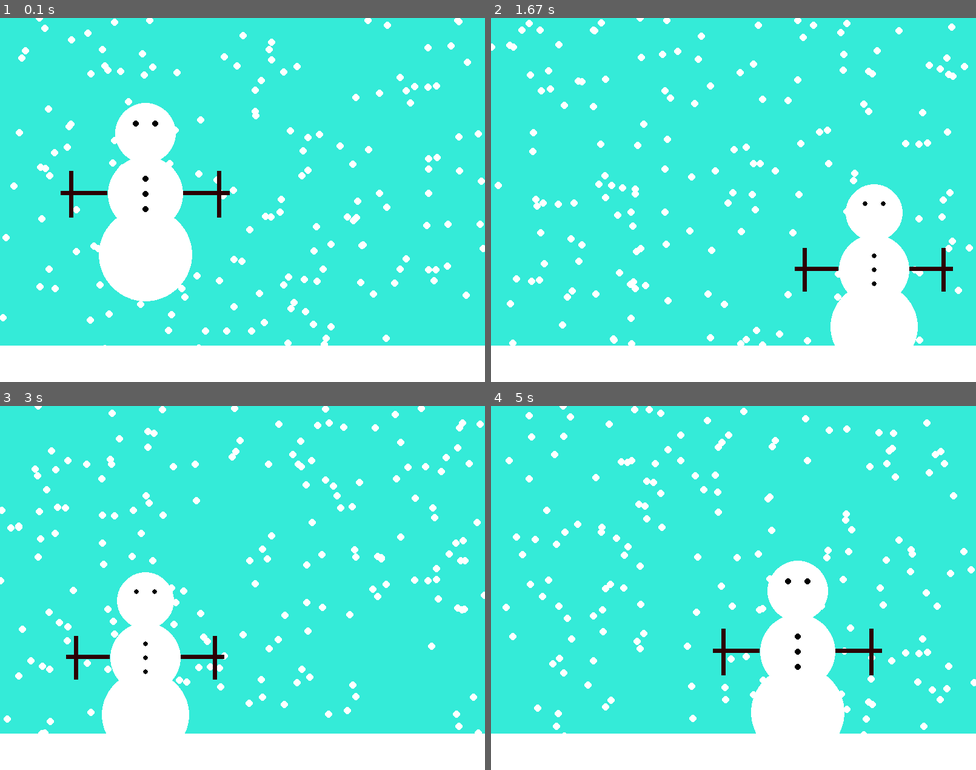
Above: before the commit, frames 1-4 (two rows, left to right).
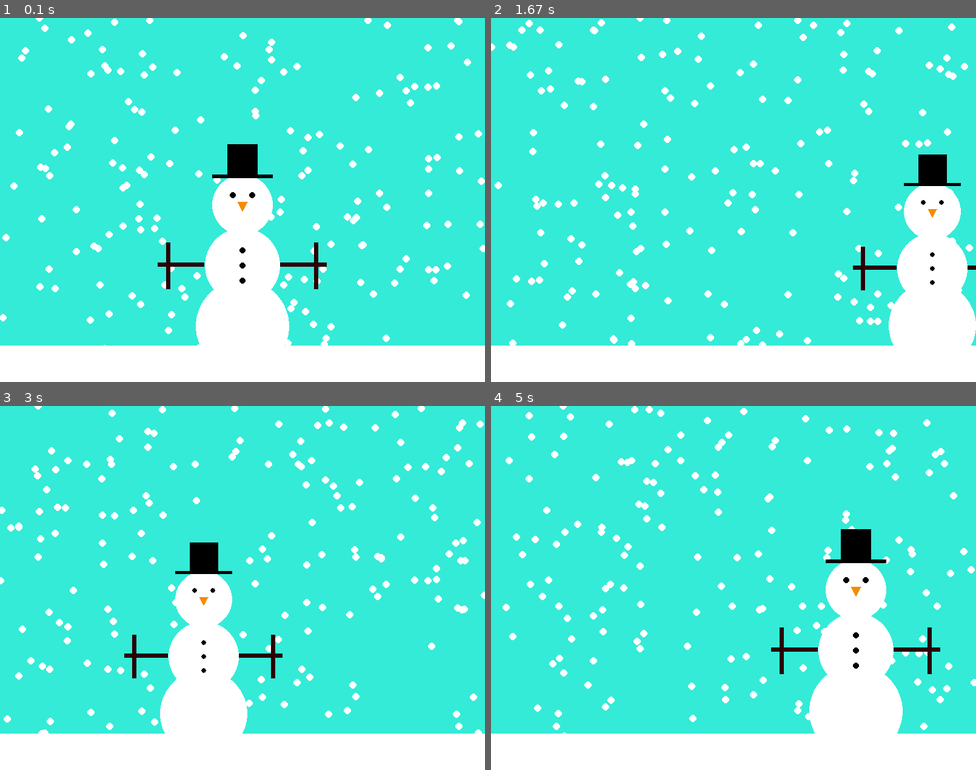
Above: after the commit, the same moments.

Repository: bly852/ICS3U1
Game: pygame game, started from (19.11.04) PyGame Intro/snowman_function.py
Two runs of this game, one before a commit and one after it. Both use one fixed random seed, a clock stepped at 60 frames per second and the inputs below.
Inputs:
- Up to frame 1 (0.1 s): no input
- Up to frame 2 (1.67 s): hold Right 0.33-0.8 s; hold Up 0.83-1.13 s; tap - at 0.98 s; hold Right 1.17-1.63 s
- Up to frame 3 (3 s): hold Left 1.67-2.2 s; tap = at 1.82 s; hold Left 2.23-2.63 s; tap - at 2.38 s; hold Up from 2.67 s (still down)
- Up to frame 4 (5 s): release Up at 3.03 s; hold Right 3.07-3.7 s; tap = at 3.22, 4.88 s; hold Left 3.73-4.2 s; tap - at 3.88 s; hold Right 4.23-4.7 s; hold Up from 4.73 s (still down)

The runs differ from the first frame. In frame 1, 14% of the frame differs, in the area x 12-68%, y 23-90%; in frame 2, 10%; in frame 3, 10%; in frame 4, 11%.

Commit message:
Update snowman_function.py
Finished Snowman
   Added Nose
   Added Hat

Diff:
--- a/(19.11.04) PyGame Intro/snowman_function.py
+++ b/(19.11.04) PyGame Intro/snowman_function.py
@@ -5,8 +5,8 @@
 w = 800
 h = 600
 
-x = 240
-y = 150
+x = w//2
+y = h//2
 r = 50
 
 x_dir = 0
@@ -30,8 +30,8 @@
 #colours
 white = pygame.Color(255,255,255)
 black = pygame.Color(0,0,0)
-brown = pygame.Color(43, 0, 4)
-
+brown = pygame.Color(43,0,4)
+orange = pygame.Color(245,139,0)
 
 
 def drawSm(x,y,r):
@@ -51,8 +51,8 @@
     pygame.draw.circle(screen, black, (x-(r//3),y-(r//3)), r//10)
     pygame.draw.circle(screen, black, (x+(r//3),y-(r//3)), r//10)
 
-    #Mouth (Left to Right)
-    #pygame.draw.circle(screen, black,)
+    #Nose
+    pygame.draw.polygon(screen, orange, ((x-(r//6), y-(r//10)), (x+(r//6), y-(r//10)), (x, y+(r//5))), 0)
 
     #Arms (Left to Right)
     pygame.draw.rect(screen, brown, (x-r2*2-r//3, y+r*1.9, r3, r2//8), 0)
@@ -60,6 +60,11 @@
 
     pygame.draw.rect(screen, brown, (x+r2, y+r*1.9, r3, r2//8), 0)
     pygame.draw.rect(screen, brown, (x+r2+r//0.88, y+r2, r2//8, r3), 0)
+
+    #Hat
+    pygame.draw.rect(screen, black, (x-r, y-r, r*2, r//8), 0)
+    pygame.draw.rect(screen, black, (x-r//2, y-r*2, r, r), 0)
+
 
 while True:
     screen.fill (pygame.Color (52, 235, 216))
